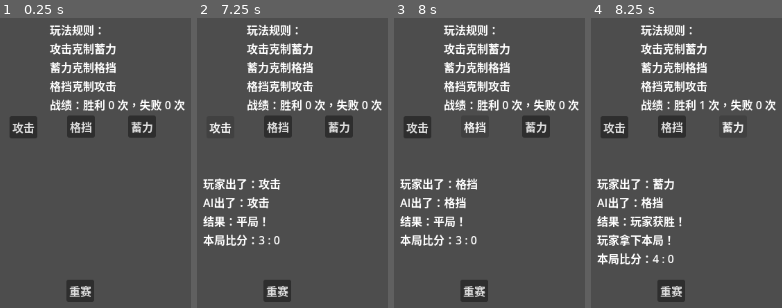
Above: before the commit, frames 1-4 (left to right).
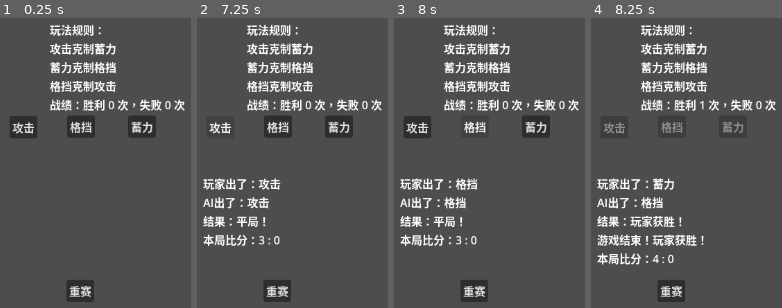
Above: after the commit, the same moments.

Repository: Xuaxie/-
Game: Godot game, scene res://game.tscn
The game is run twice, just before and just after one commit, with the same random seed, the same clock (stepped at 60 frames per second) and the same inputs.
Inputs:
- Up to frame 1 (0.25 s): no input
- Up to frame 2 (7.25 s): click "攻击" at 0.5 s; click "格挡" at 1.25 s; click "蓄力" at 2 s; click "重赛" at 2.75 s; click "攻击" at 3.5 s; click "格挡" at 4.25 s; click "蓄力" at 5 s; click "重赛" at 5.75 s; click "攻击" at 6.5 s
- Up to frame 3 (8 s): click "格挡" at 7.25 s
- Up to frame 4 (8.25 s): click "蓄力" at 8 s

Frames 1-3 are identical in both runs. In frame 4, 2.1% of the frame differs, in the area x 3-81%, y 35-79%.

Commit message:
v1.0 稳定版本：回合制+大局分+重赛正常，准备发布网页版

Diff:
--- a/main_game.gd
+++ b/main_game.gd
@@ -18,7 +18,7 @@
 func _ready() -> void:
 	_run_automated_tests()
 	_update_rule_label()
-	_reset_game()
+	_on_reset_pressed()
 
 func _run_automated_tests():
 	print("\n=== 开始 AI 状态机自动化测试 ===\n")
@@ -252,12 +252,15 @@
 
 	# 检查小局是否结束
 	var set_winner = ""
+	var game_over = false
 	if player_score >= 4:
 		player_sets += 1
-		set_winner = "玩家拿下本局！"
+		set_winner = "游戏结束！玩家获胜！"
+		game_over = true
 	elif ai_score >= 4:
 		ai_sets += 1
-		set_winner = "AI拿下本局！"
+		set_winner = "游戏结束！AI获胜！"
+		game_over = true
 
 	# 更新界面
 	if set_winner != "":
@@ -267,7 +270,12 @@
 							"\n" + set_winner + "\n" + \
 							"本局比分：" + str(player_score) + " : " + str(ai_score)
 		_update_rule_label()
-		_reset_set()
+		if game_over:
+			button_attack.disabled = true
+			button_defence.disabled = true
+			button_charge.disabled = true
+		else:
+			_reset_set()
 	else:
 		$Label_score.text = "玩家出了：" + player_move_name + \
 							"\nAI出了：" + ai_move_name + \
@@ -293,9 +301,6 @@
 
 
 func _on_reset_pressed() -> void:
-	_reset_game()
-
-func _reset_game():
 	player_score = 0
 	ai_score = 0
 	ai_last_result = ""
@@ -306,3 +311,10 @@
 	button_charge.disabled = false
 	ai_controller.reset()
 	_update_rule_label()
+
+func _on_buttonre_pressed() -> void:
+	_on_reset_pressed()
+
+
+func _on_resetbutton_pressed() -> void:
+	pass # Replace with function body.
